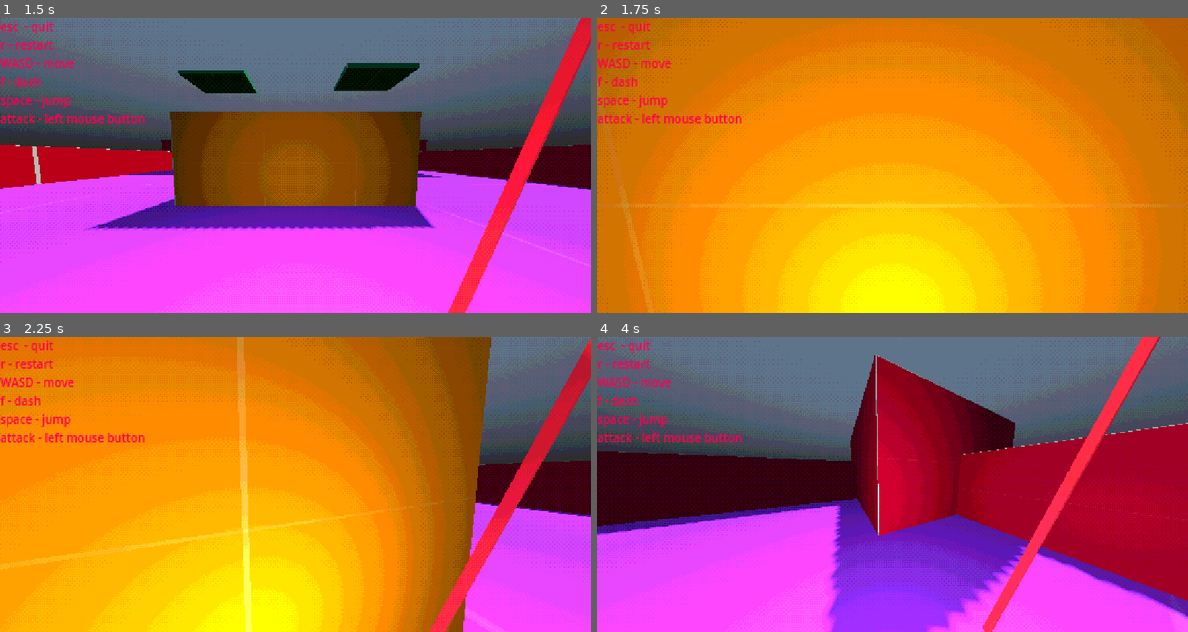
Above: before the commit, frames 1-4 (two rows, left to right).
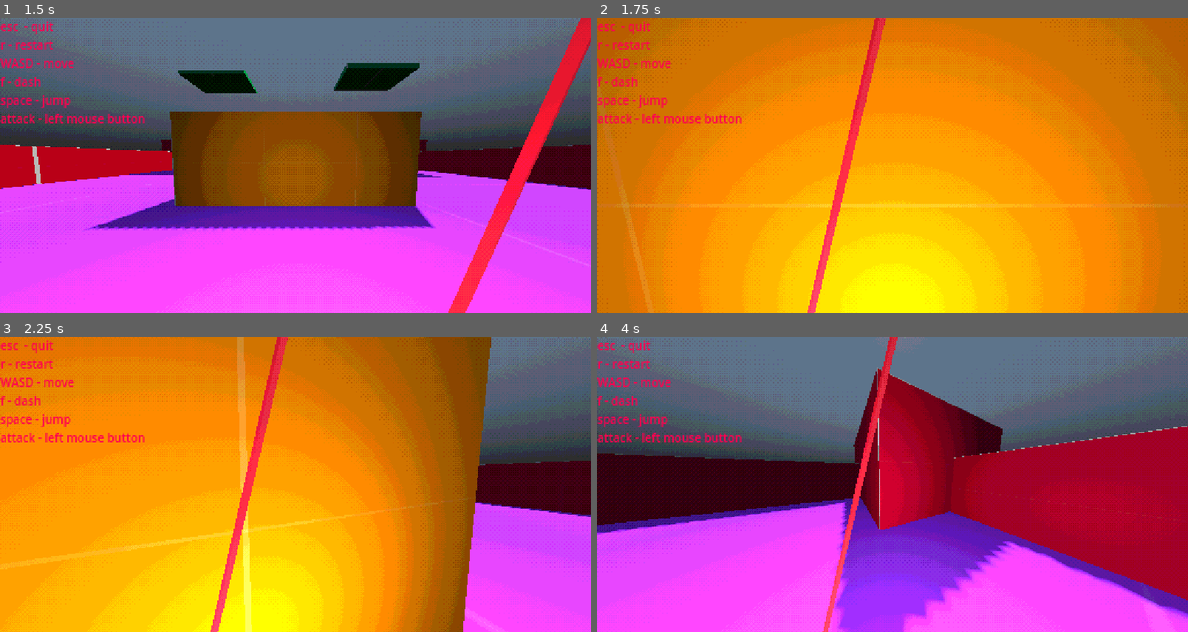
Above: after the commit, the same moments.

Repository: aru24sin/Blade
Game: Godot game, scene res://src/world/postprocessing.tscn
The game is run twice, just before and just after one commit, with the same random seed, the same clock (stepped at 60 frames per second) and the same inputs. The engine's default icon, where the game draws it, is replaced by a stand-in: a white triangle on a blue panel in a dark square.
Inputs (mouse positions are in pixels of both pictures, inside the frame that each line leads up to):
- Up to frame 1 (1.5 s): tap Enter at 0.5 s; move the mouse to (325, 165) at 0.52 s; hold Up (ui_up) from 0.53 s (still down); tap F (f) at 0.6 s; tap R (r) at 0.8, 1.35 s; move the mouse to (265, 165) at 1.27 s
- Up to frame 2 (1.75 s): keep holding Up (ui_up); tap E (block, bound only after the commit) at 1.55 s
- Up to frame 3 (2.25 s): keep holding Up (ui_up); move the mouse to (307, 478) at 2.02 s; tap E (block, bound only after the commit) at 2.1 s
- Up to frame 4 (4 s): keep holding Up (ui_up); tap F (f) at 2.3, 3.6 s; move the mouse to (886, 490) at 2.77 s; click (886, 490) at 2.85 s; tap R (r) at 3.05 s; move the mouse to (933, 487) at 3.52 s; tap E (block, bound only after the commit) at 3.8 s

Frame 1 is identical in both runs. In frame 2, 1.5% of the frame differs, in the area x 35-49%, y 0-100%; in frame 3, 4.5%; in frame 4, 9.5%, in the area x 0-100%, y 0-100%.

Commit message:
Created block function & animation

Diff:
--- a/project.godot
+++ b/project.godot
@@ -99,6 +99,11 @@
 "events": [Object(InputEventMouseButton,"resource_local_to_scene":false,"resource_name":"","device":-1,"window_id":0,"a …(253 unchanged characters)…
 ]
 }
+block={
+"deadzone": 0.5,
+"events": [Object(InputEventKey,"resource_local_to_scene":false,"resource_name":"","device":-1,"window_id":0,"alt_pressed":false,"shift_pressed":false,"ctrl_pressed":false,"meta_pressed":false,"pressed":false,"keycode":0,"physical_keycode":69,"key_label":0,"unicode":101,"location":0,"echo":false,"script":null)
+]
+}
 
 [physics]
 
--- a/src/player/player3d.gd
+++ b/src/player/player3d.gd
@@ -77,6 +77,9 @@
 			attackCount = 0
 		attack(damage)
 
+	if Input.is_action_just_pressed("block"):
+		$AnimationPlayer.play("block")
+
 	# Dashing with stamina check
 	if Input.is_action_just_pressed("f"):
 		dashFoward()
--- a/src/player/player3d.tscn
+++ b/src/player/player3d.tscn
@@ -48,6 +48,18 @@
 "update": 0,
 "values": [Vector3(0.0136328, -0.0650588, -0.279109)]
 }
+tracks/3/type = "value"
+tracks/3/imported = false
+tracks/3/enabled = true
+tracks/3/path = NodePath("head/CSGMesh3D:scale")
+tracks/3/interp = 1
+tracks/3/loop_wrap = true
+tracks/3/keys = {
+"times": PackedFloat32Array(0),
+"transitions": PackedFloat32Array(1),
+"update": 0,
+"values": [Vector3(0.00849075, 2.0531, 0.0474959)]
+}
 
 [sub_resource type="Animation" id="Animation_3up5k"]
 resource_name = "camera_fov"
@@ -137,9 +149,37 @@
 "values": [Vector3(-0.659747, 2.93863, -2.13913), Vector3(0.0105456, -0.00138643, 1.96931), Vector3(0.24608, -1.04919, 0.489252)]
 }
 
+[sub_resource type="Animation" id="Animation_2n71d"]
+resource_name = "block"
+tracks/0/type = "value"
+tracks/0/imported = false
+tracks/0/enabled = true
+tracks/0/path = NodePath("head/CSGMesh3D:position")
+tracks/0/interp = 1
+tracks/0/loop_wrap = true
+tracks/0/keys = {
+"times": PackedFloat32Array(0.2),
+"transitions": PackedFloat32Array(1),
+"update": 0,
+"values": [Vector3(-0.194048, 0.440466, -0.400071)]
+}
+tracks/1/type = "value"
+tracks/1/imported = false
+tracks/1/enabled = true
+tracks/1/path = NodePath("head/CSGMesh3D:scale")
+tracks/1/interp = 1
+tracks/1/loop_wrap = true
+tracks/1/keys = {
+"times": PackedFloat32Array(0.2),
+"transitions": PackedFloat32Array(1),
+"update": 0,
+"values": [Vector3(0.00849075, 2.0531, 0.0474959)]
+}
+
 [sub_resource type="AnimationLibrary" id="AnimationLibrary_fruwa"]
 _data = {
 "RESET": SubResource("Animation_mnxf2"),
+"block": SubResource("Animation_2n71d"),
 "camera_fov": SubResource("Animation_3up5k"),
 "camera_reset": SubResource("Animation_swift"),
 "sword attack": SubResource("Animation_3fw4r"),
Not shown: 1 places in src/player/player3d.tscn that only renumber resources
